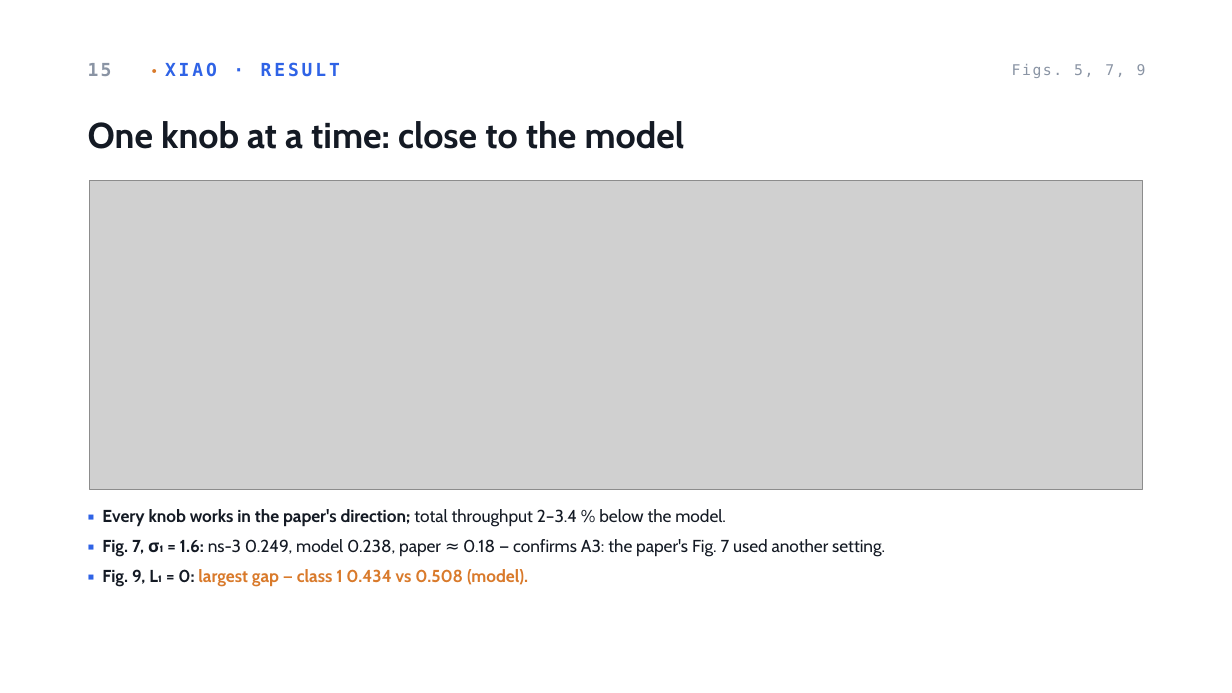
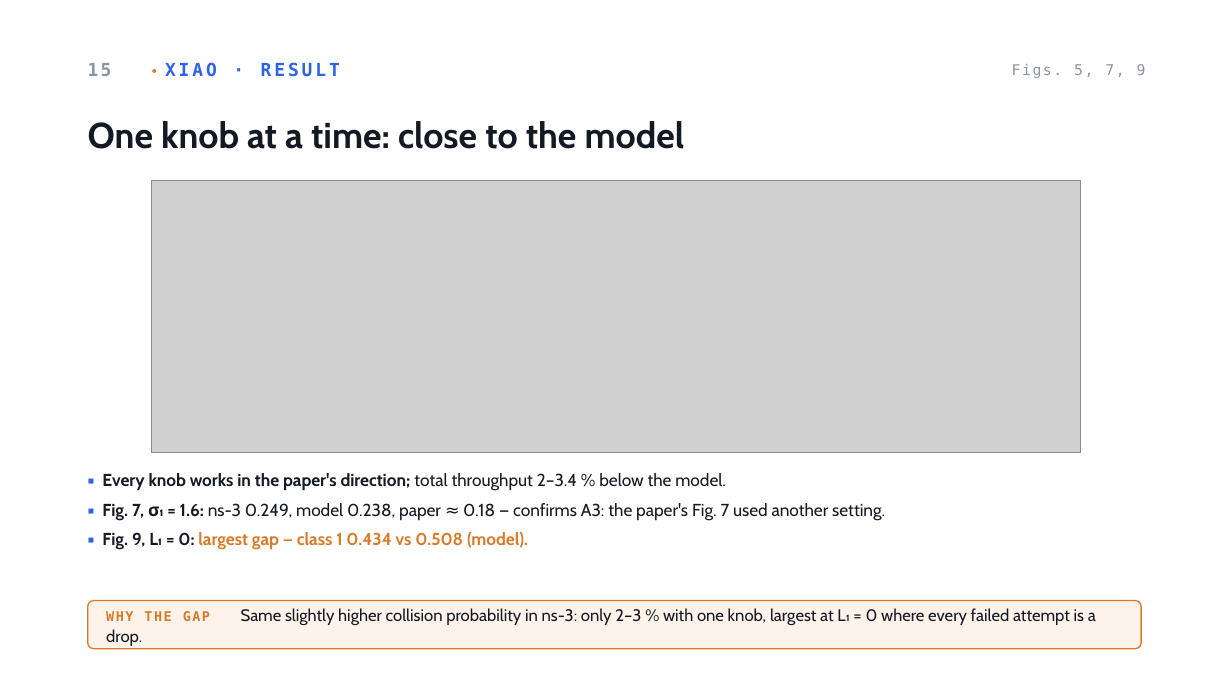
Before and after one commit to AhmadRifqi86/MWN-2026-M11402804-Rifqi, a slide deck: slide 16 of assets/ppt/a4-M11402804-AhmadRifqi.pptx. Drawn at 1232x693 pixels with LibreOffice and Linux fonts; fonts in the diff are those of the drawing; grey boxes stand for pictures. Boxes give left, top, right and bottom in pixels: in the first picture for what was removed or moved away, otherwise in the second. Text is boxed around its words. In the diff, an @@ line names an element or a change of style, - is before the commit and + after.

```diff
--- a/assets/ppt/a4-M11402804-AhmadRifqi.pptx
+++ b/assets/ppt/a4-M11402804-AhmadRifqi.pptx
@@ picture: place and size @@
-picture at (90, 180, 1143, 489)
+picture at (152, 180, 1081, 453)
@@ text "▪ Every knob works in ...": place and size @@
-text "▪ Every knob works in ..." at (102, 509, 885, 586)
+text "▪ Every knob works in ..." at (102, 473, 885, 550)
@@ rounded rectangle added at (88, 601, 1141, 649), fill #FDF3EA, outline #D97A2B 1 pt @@
@@ text added at (106, 608, 1096, 625), 13 pt, text #141A24 @@
+WHY THE GAP Same slightly higher collision probability in ns-3: only 2–3 % with one knob, largest at L₁ = 0 where every failed attempt is a drop.
```
Also in this commit, not shown: 3 other slides changed, 1 other file.
